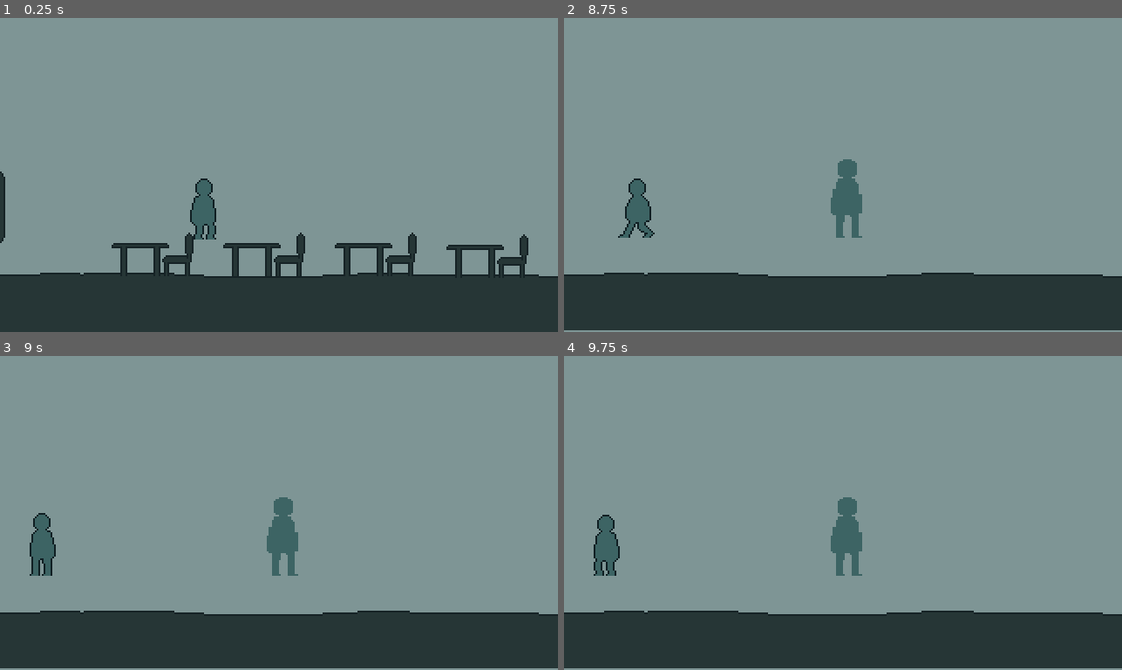
Above: before the commit, frames 1-4 (two rows, left to right).
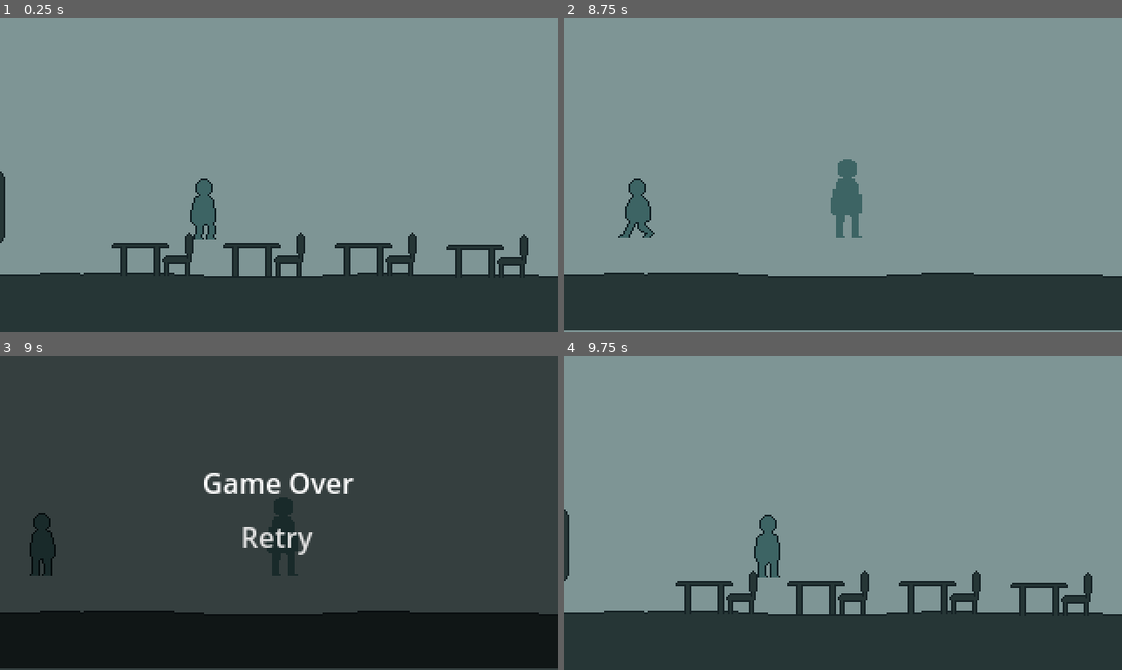
Above: after the commit, the same moments.

Repository: aloefflerj/ldjam58
Game: Godot game, scene res://scenes/Game.tscn
Same seed, same stepped clock (60 frames per second), same inputs: the game is played once before the commit and once after it.
Inputs (mouse positions are in pixels of both pictures, inside the frame that each line leads up to):
- Up to frame 1 (0.25 s): no input
- Up to frame 2 (8.75 s): hold D (right) 0.53-2.03 s; tap Up (jump) at 0.77, 1.52, 3.02, 3.77, 4.52, 6.02, 6.77, 7.52 s; hold A (left) 2.03-2.78 s; hold D (right) 2.78-4.28 s; hold A (left) 4.28-5.03 s; hold D (right) 5.03-5.78 s; hold A (left) 5.78-7.28 s; hold D (right) from 7.28 s (still down)
- Up to frame 3 (9 s): keep holding D (right)
- Up to frame 4 (9.75 s): tap Up (jump) at 9.02 s; release D (right) at 9.5 s; click (843, 538) at 9.5 s, where only the run after the commit has a clickable "Retry"

Frames 1-2 are identical in both runs. In frame 3, 99% of the frame differs, in the area x 0-100%, y 0-100%; in frame 4, 5.8%.

Commit message:
feat(game-over): implements retry menu action

Diff:
--- a/project.godot
+++ b/project.godot
@@ -18,6 +18,7 @@
 [autoload]
 
 SoundManager="*res://scripts/sound_manager.gd"
+GameManager="*res://scripts/GameManager.gd"
 
 [display]
 
--- a/scenes/game_over.gd
+++ b/scenes/game_over.gd
@@ -6,5 +6,5 @@
 
 func _on_retry_pressed() -> void:
 	get_tree().paused = false
-
+	queue_free()
 	get_tree().call_deferred("change_scene_to_file", "res://scenes/Game.tscn")
--- a/scenes/game_over.tscn
+++ b/scenes/game_over.tscn
@@ -3,6 +3,7 @@
 [ext_resource type="Script" uid="uid://bakxwys72jwbq" path="res://scenes/game_over.gd" id="1_xeevv"]
 
 [node name="Game Over" type="Node2D"]
+process_mode = 3
 script = ExtResource("1_xeevv")
 
 [node name="ColorRect" type="ColorRect" parent="."]
--- /dev/null
+++ b/scripts/GameManager.gd
@@ -0,0 +1,8 @@
+extends Node
+
+var game_over_scene = preload("res://scenes/game_over.tscn")
+
+func end_game() -> void:
+	var game_over_instance = game_over_scene.instantiate()
+
+	get_tree().root.add_child(game_over_instance)
--- a/scripts/player.gd
+++ b/scripts/player.gd
@@ -107,3 +107,7 @@
 		input_enabled = false
 		got_hit = true
 		velocity = Vector2(-500, -50)
+
+		if self.got_hit:
+			await get_tree().create_timer(0.42).timeout
+			GameManager.end_game()
Not shown, added: scripts/GameManager.gd.uid
